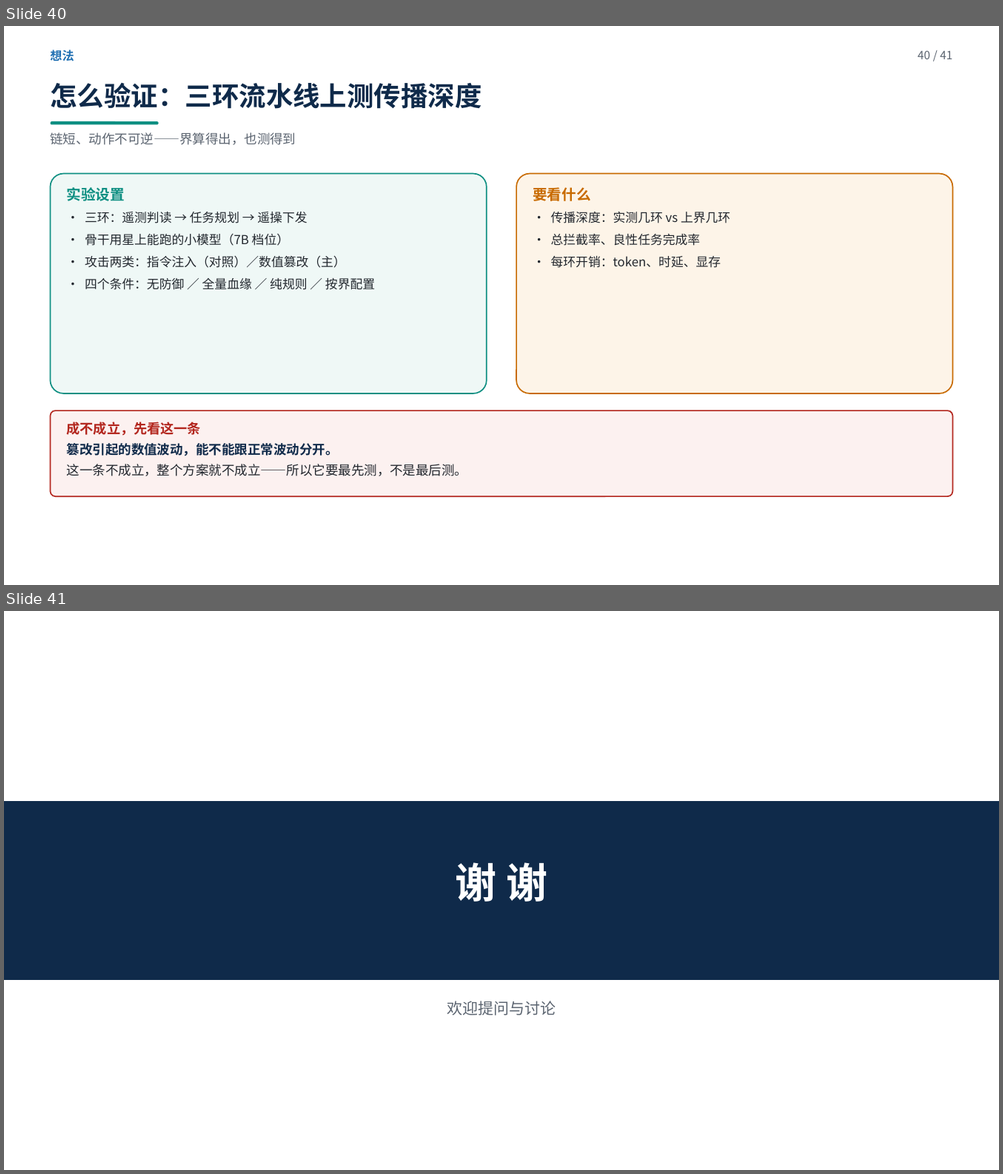
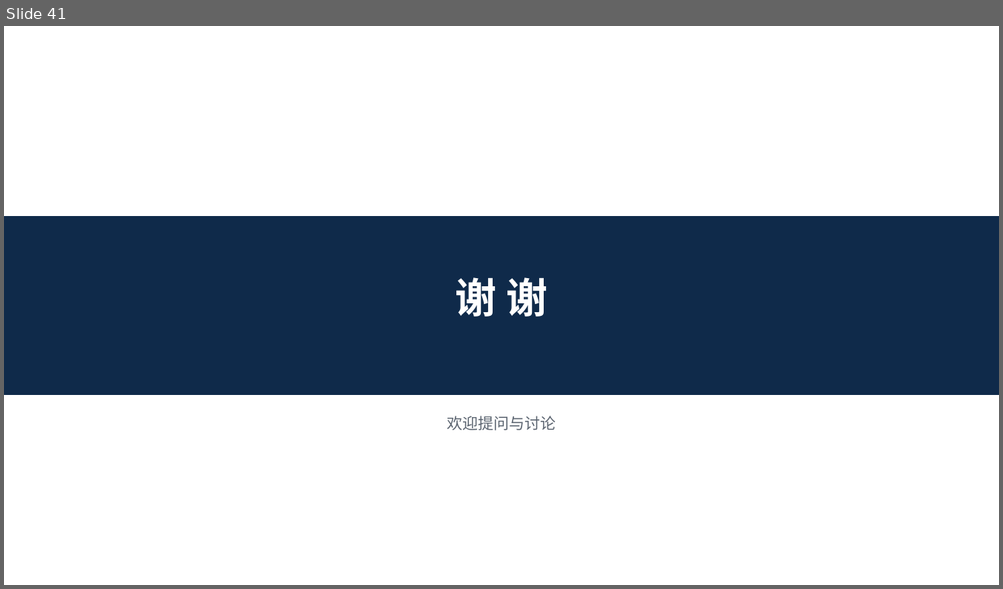
Before and after one commit to yiiiiiii1/multi-agent-remote-sensing, a slide deck: 阶段2-卫星多智能体防御/presentations/卫星多智能体安全调研汇报.pptx. Shown one above the other, each under a label of ours: slides 40 and 41 before the commit, slide 41 after it. The pictures are 1003x1174 and 1003x589 pixels, drawn with LibreOffice and Linux fonts; fonts in the diff are those of the drawing. Boxes give left, top, right and bottom in pixels: in the first picture for what was removed or moved away, otherwise in the second. Text is boxed around its words. In the diff, an @@ line names an element or a change of style, - is before the commit and + after.

```diff
--- a/阶段2-卫星多智能体防御/presentations/卫星多智能体安全调研汇报.pptx
+++ b/阶段2-卫星多智能体防御/presentations/卫星多智能体安全调研汇报.pptx
@@ slide 40 removed at box(4, 26, 999, 585), background #FFFFFF @@
@@ text removed at box(50, 50, 74, 61) @@
-想法
@@ text removed at box(917, 50, 952, 59) @@
-40 / 41
@@ text removed at box(50, 83, 481, 109) @@
-怎么验证：三环流水线上测传播深度
@@ text removed at box(50, 133, 296, 145) @@
-链短、动作不可逆——界算得出，也测得到
@@ rounded rectangle removed at box(51, 121, 159, 124) @@
@@ rounded rectangle removed at box(51, 174, 486, 394) @@
@@ rounded rectangle removed at box(517, 174, 953, 394) @@
@@ text removed at box(67, 187, 375, 290) @@
-实验设置
-· 三环：遥测判读 → 任务规划 → 遥操下发
-· 骨干用星上能跑的小模型（7B 档位）
-· 攻击两类：指令注入（对照）／数值篡改（主）
-· 四个条件：无防御 ／ 全量血缘 ／ 纯规则 ／ 按界配置
@@ text removed at box(532, 187, 730, 268) @@
-要看什么
-· 传播深度：实测几环 vs 上界几环
-· 总拦截率、良性任务完成率
-· 每环开销：token、时延、显存
@@ rounded rectangle removed at box(51, 411, 952, 497) @@
@@ text removed at box(67, 422, 468, 477) @@
-成不成立，先看这一条
-篡改引起的数值波动，能不能跟正常波动分开。
-这一条不成立，整个方案就不成立——所以它要最先测，不是最后测。
```
Also in this commit, not shown: 2 slides added, 1 other slide removed, 2 other files.
